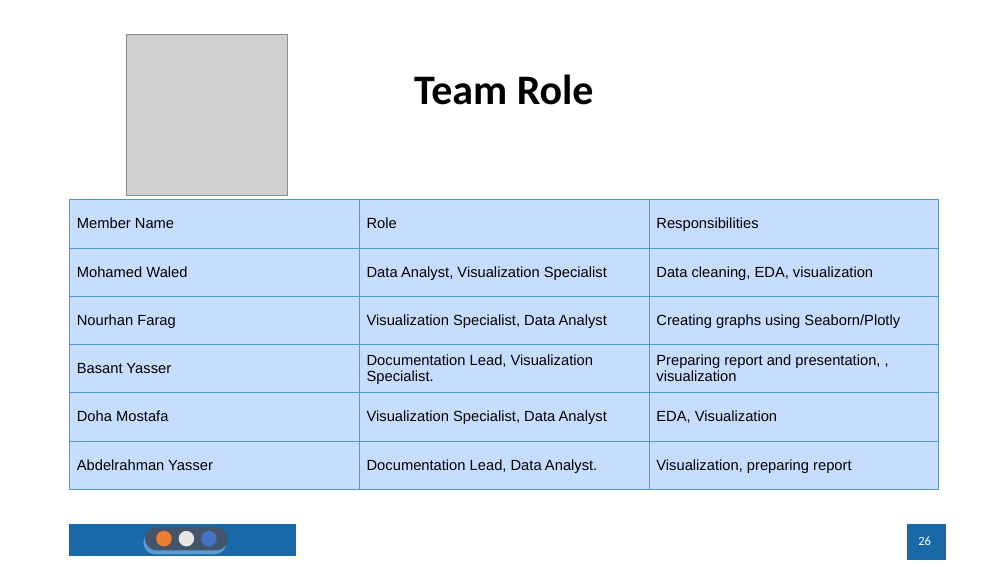
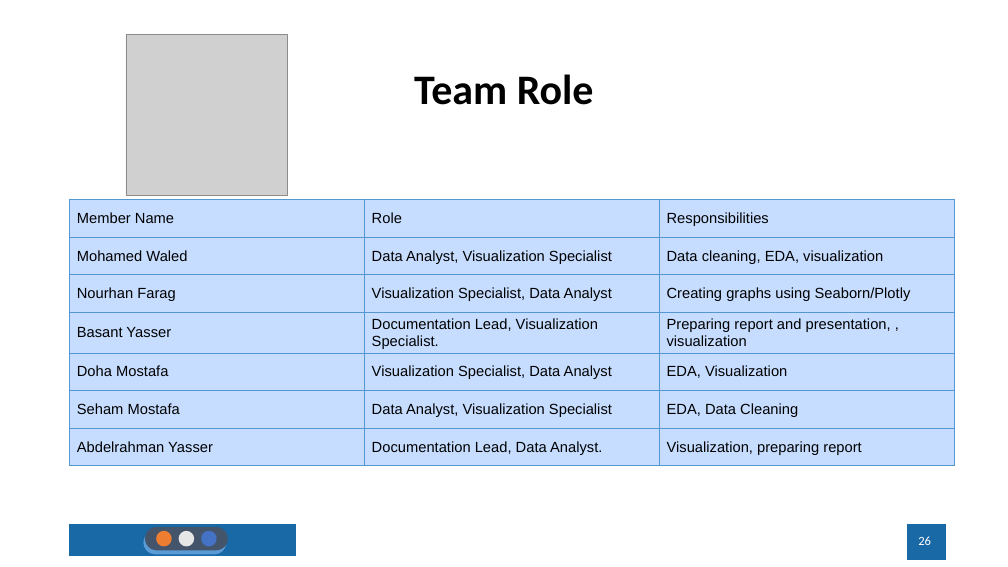
Before and after one commit to MohamedElmogy25/Human-Resources-Analysis-Project, a slide deck: slide 26 of Project-Presentation .pptx. Drawn at 1008x567 pixels with LibreOffice and Linux fonts; fonts in the diff are those of the drawing; grey boxes stand for pictures; background and template pictures are left out. Boxes give left, top, right and bottom in pixels: in the first picture for what was removed or moved away, otherwise in the second. Text is boxed around its words. In the diff, an @@ line names an element or a change of style, - is before the commit and + after.

```diff
--- a/Project-Presentation .pptx
+++ b/Project-Presentation .pptx
@@ table at [70, 200, 954, 468] @@
+row 6: Seham Mostafa | Data Analyst, Visualization Specialist | EDA, Data Cleaning
@@ table: place and size @@
-table at [70, 200, 938, 489]
+table at [70, 200, 954, 468]
```
Also in this commit, not shown: 1 other slide changed, 3 other files.
